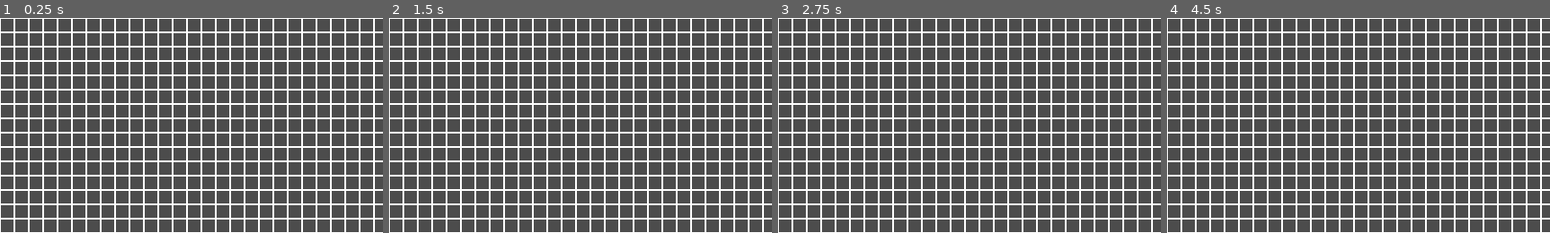
Above: before the commit, frames 1-4 (left to right).
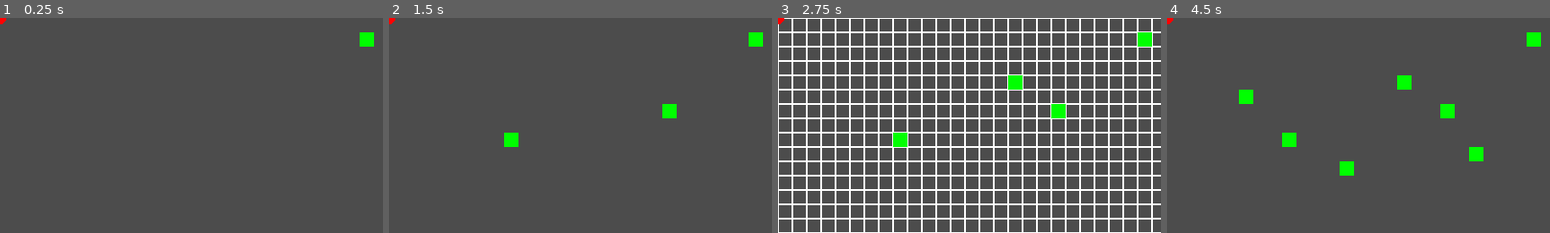
Above: after the commit, the same moments.

Repository: vitalya-dev/Raycasting
Game: Godot game, scene res://Raycasting.tscn
Same seed, same stepped clock (60 frames per second), same inputs: the game is played once before the commit and once after it.
Inputs (mouse positions are in pixels of both pictures, inside the frame that each line leads up to):
- Up to frame 1 (0.25 s): no input
- Up to frame 2 (1.5 s): tap Enter at 0.5 s; move the mouse to (664, 114) at 0.52 s; tap Q at 0.6, 1.35 s; click (664, 114) at 0.67 s; tap Space at 1.25 s; move the mouse to (503, 136) at 1.27 s; click (503, 136) at 1.42 s
- Up to frame 3 (2.75 s): tap Enter at 2 s; move the mouse to (1007, 78) at 2.02 s; tap Q at 2.1 s; click (1007, 78) at 2.17 s
- Up to frame 4 (4.5 s): tap Space at 2.75, 4.25 s; move the mouse to (1339, 168) at 2.77 s; tap Q at 2.85, 3.6, 4.35 s; click (1339, 168) at 2.92 s; tap Enter at 3.5 s; move the mouse to (1473, 157) at 3.52 s; click (1473, 157) at 3.67 s; move the mouse to (1243, 93) at 4.27 s; click (1243, 93) at 4.42 s

The runs differ from the first frame. In frame 1, 24% of the frame differs, in the area x 0-100%, y 0-100%; in frame 2, 24%; in frame 3, 1.0%; in frame 4, 25%.

Commit message:
Raycasting.

Diff:
--- a/Raycasting.gd
+++ b/Raycasting.gd
@@ -7,6 +7,8 @@
 var cell_size = Vector2(16, 16)
 var map_size = Vector2(int(426 / cell_size.x) + 1, int(240 / cell_size.y) + 1)
 var vec_map = []
+var player = Vector2(0, 0)
+var show_grid = false
 
 # Called when the node enters the scene tree for the first time.
 func _ready():
@@ -16,7 +18,7 @@
 func _index_to_xy(i):
 	var x = i % int(map_size.x)
 	var y = int(i / map_size.x)
-	return [x, y]
+	return Vector2(x, y)
 
 func _xy_to_index(xy):
 	return xy.y * map_size.x + xy.x
@@ -24,7 +26,7 @@
 func _process(delta):
 	update()
 
-func _draw():
+func _draw_grid():
 	for y in range(map_size.y):
 		var a = Vector2(0, y * cell_size.y)
 		var b = Vector2(map_size.x * cell_size.x, y * cell_size.y)
@@ -33,25 +35,15 @@
 			var a1 = Vector2(cell_size.x * x, 0)
 			var b1 = Vector2(cell_size.x * x, map_size.y * y)
 			draw_line(a1, b1, Color(255, 255, 255), 2)
-	#############################################################################
-	# for i in range(vec_map):
-	# 	var x = y % i
-	# 	var y = int(i / map_size.y)
-	# 	print([x, y])
-	# 	draw_rect(Rect2(w * int, HEIGHT - height, w, height), Color.white)
-	# 		draw_line(Vector2(0,0), Vector2(50, 50), Color(255, 0, 0), 1)
-	# for (int y = 0; y < vMapSize.y; y++)
-	# 	{
-	# 		for (int x = 0; x < vMapSize.x; x++)
-	# 		{
-	# 			int cell = vecMap[y * vMapSize.x + x];
-	# 			if (cell == 1)
-	# 				FillRect(olc::vi2d(x, y) * vCellSize, vCellSize, olc::BLUE);
 
-	# 			// Draw Cell border
-	# 			DrawRect(olc::vi2d(x, y) * vCellSize, vCellSize, olc::DARK_GREY);
-	# 		}
-	# 	}
+func _draw():
+	if show_grid:
+		_draw_grid()
+	for i in range(len(vec_map)):
+		if vec_map[i] == 1:
+			var xy = _index_to_xy(i)
+			draw_rect(Rect2(xy.x * cell_size.x, xy.y * cell_size.y, cell_size.x, cell_size.y), Color.green)
+	draw_circle(player, cell_size.x / 2 - 1, Color.red)
 
 func _mouse_to_vec(mouse):
 	return Vector2(int(mouse.x / cell_size.x), int(mouse.y / cell_size.y))
@@ -59,8 +51,16 @@
 func _input(ev):
 	if ev.is_action_pressed("ui_cancel"):
 		get_tree().quit()
+	if ev is InputEventMouseMotion:
+		print(ev.is_pressed())
 	if ev is InputEventMouseButton:
 		if ev.button_index == 1 and ev.pressed:
 			vec_map[_xy_to_index(_mouse_to_vec(ev.position))] = 1
 		if ev.button_index == 2 and ev.pressed:
 			print("RMB")
+	if ev is InputEventKey and ev.scancode == KEY_Q and ev.pressed and not ev.echo:
+		show_grid = !show_grid
+		# if (GetKey(olc::Key::W).bHeld) vPlayer.y -= 25.0f * fElapsedTime;
+		# if (GetKey(olc::Key::S).bHeld) vPlayer.y += 25.0f * fElapsedTime;
+		# if (GetKey(olc::Key::A).bHeld) vPlayer.x -= 25.0f * fElapsedTime;
+		# if (GetKey(olc::Key::D).bHeld) vPlayer.x += 25.0f * fElapsedTime;
